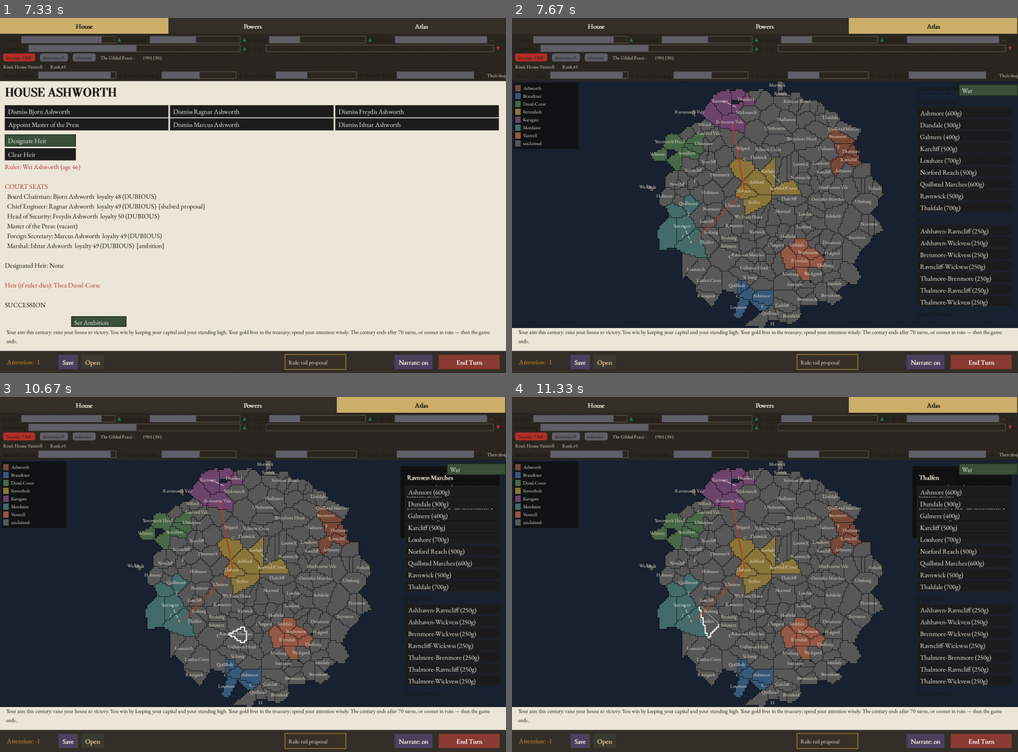
Above: before the commit, frames 1-4 (two rows, left to right).
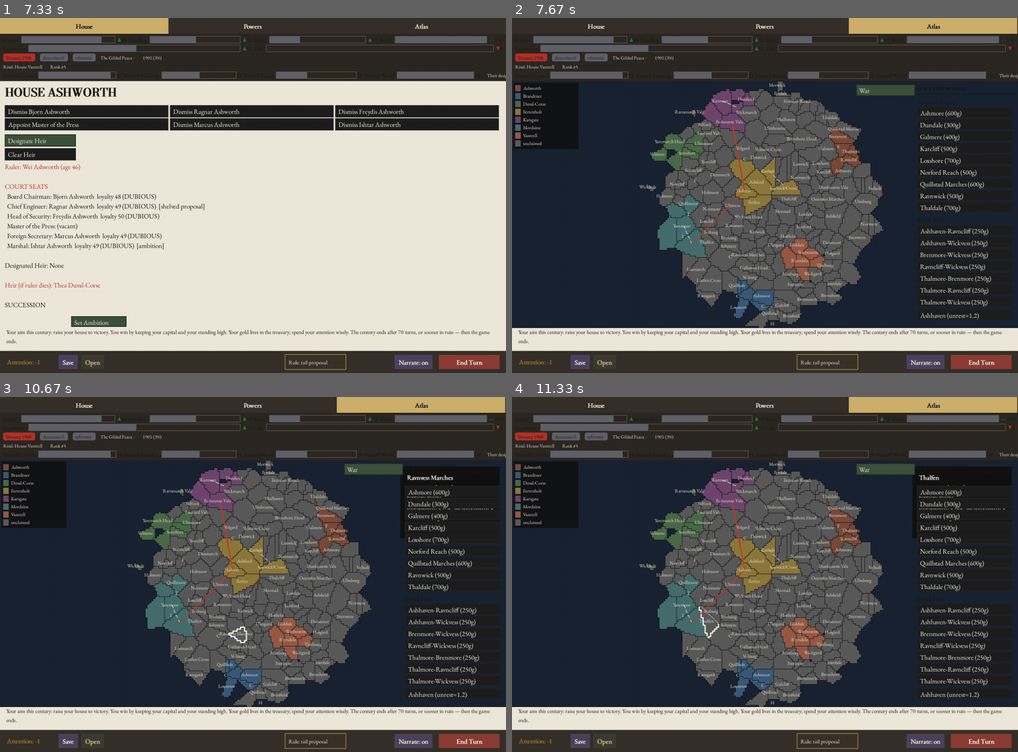
Above: after the commit, the same moments.

Repository: civersen222/Guilded-Age
Game: pygame game, started from gilded/__main__.py
Two runs of this game, one before a commit and one after it. Both use one fixed random seed, a clock stepped at 60 frames per second and the inputs below.
Inputs (mouse positions are in pixels of both pictures, inside the frame that each line leads up to):
- Up to frame 1 (7.33 s): click "New Game" at 0.38 s; click "End Turn" at 0.72 s; click "Rule: capital request" at 1.05 s; click "Rule: betrothal offer" at 1.38 s; click (131, 124) at 1.72 s; click (430, 287) at 3.55 s; click (101, 74) at 4.88 s; click (273, 181) at 5.22 s; click (141, 167) at 6.05 s; click (141, 128) at 6.38 s; click (430, 191) at 7.22 s
- Up to frame 2 (7.67 s): click "Atlas" at 7.55 s
- Up to frame 3 (10.67 s): click "Atlas" at 7.88 s; click (222, 468) at 8.22 s; click (156, 663) at 8.55 s; click (86, 499) at 8.88 s; click (414, 492) at 9.22 s; click (126, 539) at 9.55 s; click (435, 617) at 9.88 s; click (65, 684) at 10.22 s; click (247, 634) at 10.55 s
- Up to frame 4 (11.33 s): click (856, 681) at 10.88 s; click (709, 624) at 11.22 s

Frame 1 is identical in both runs. In frame 2, 0.8% of the frame differs, in the area x 68-100%, y 18-85%; in frame 3, 0.8%; in frame 4, 0.8%.

Commit message:
c6w2: atlas action panel — section headers skip when no room for a button; war toggle left of the panel band

Diff:
--- a/gilded/ui/broadsheet.py
+++ b/gilded/ui/broadsheet.py
@@ -1902,8 +1902,9 @@
         y += 8
 
         # --- Acquire Minor section ---
-        blit_text(surface, body, "Acquire Minor:", (panel_x + 4, y), INK)
-        y += body.get_height() + 2
+        if y + body.get_height() + BUTTON_H <= rect.bottom:
+            blit_text(surface, body, "Acquire Minor:", (panel_x + 4, y), INK)
+            y += body.get_height() + 2
 
         # Find bordering minors
         owned = {p.pid for p in atlas.provinces.values() if p.owner == house}
@@ -1941,8 +1942,9 @@
         y += 4
 
         # --- Build Rail section ---
-        blit_text(surface, body, "Build Rail:", (panel_x + 4, y), INK)
-        y += body.get_height() + 2
+        if y + body.get_height() + BUTTON_H <= rect.bottom:
+            blit_text(surface, body, "Build Rail:", (panel_x + 4, y), INK)
+            y += body.get_height() + 2
 
         # Find rail-less links between owned provinces
         rail_links = []
@@ -1978,8 +1980,9 @@
         y += 4
 
         # --- Tour Province section ---
-        blit_text(surface, body, "Tour Province:", (panel_x + 4, y), INK)
-        y += body.get_height() + 2
+        if y + body.get_height() + BUTTON_H <= rect.bottom:
+            blit_text(surface, body, "Tour Province:", (panel_x + 4, y), INK)
+            y += body.get_height() + 2
 
         # Find owned provinces
         owned_provinces = [(pid, atlas.provinces[pid])
@@ -3001,10 +3004,13 @@
         # just left of the drawer when open so it stays reachable.
         from gilded.ui.house_tab import _draw_button
         label = "Close war" if self.war_drawer else "War"
+        # The atlas tab's right-side action panel owns the last 260px of
+        # the content rect; the toggle sits just left of that band whether
+        # the drawer is open or closed so it never lands on the panel.
         if self.war_drawer:
             btn_x = content.right - 260 - 160
         else:
-            btn_x = content.right - 150
+            btn_x = content.right - 260 - 150
         btn = _draw_button(surface, label, btn_x,
                            content.y + 8, 150, 30, True)
         self.regions.add(Region(
